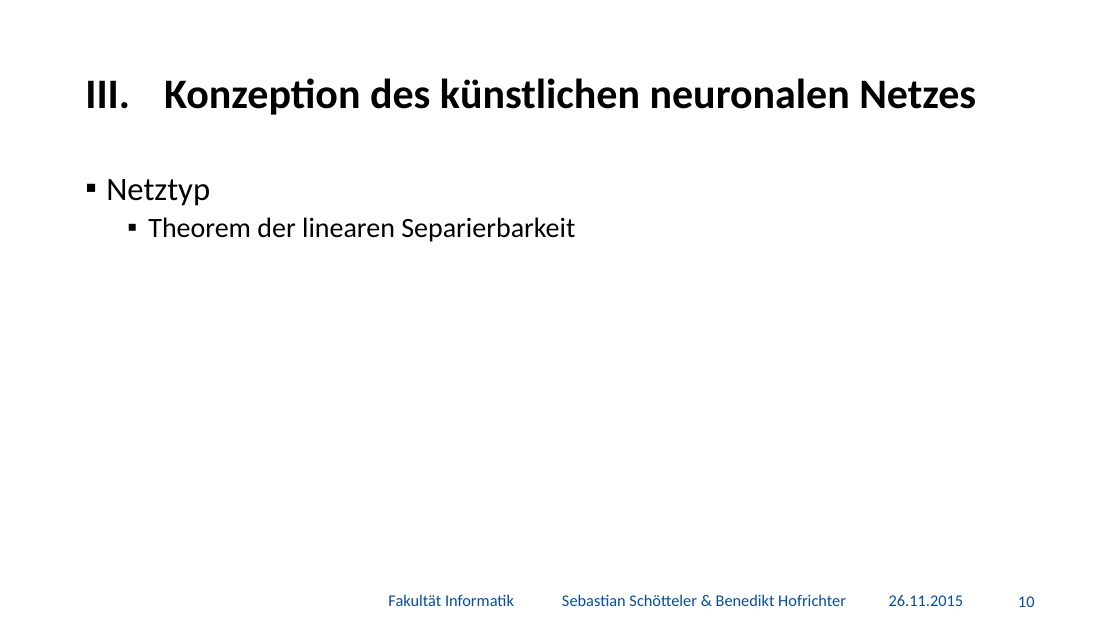
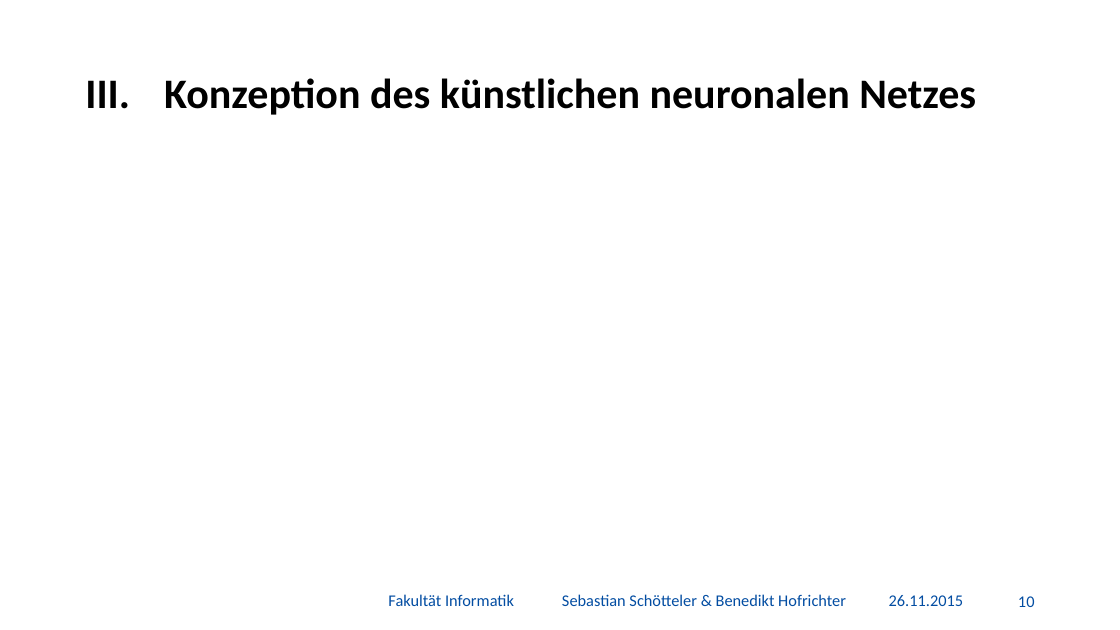
Before and after one commit to BenediktGitGit/soco15, a slide deck: slide 11 of 3b) Vortrag/Präsentation.pptx. Drawn at 1120x630 pixels with LibreOffice and Linux fonts; fonts in the diff are those of the drawing; grey boxes stand for pictures; background and template pictures are left out. Boxes give left, top, right and bottom in pixels: in the first picture for what was removed or moved away, otherwise in the second. Text is boxed around its words. In the diff, an @@ line names an element or a change of style, - is before the commit and + after.

```diff
--- a/3b) Vortrag/Präsentation.pptx
+++ b/3b) Vortrag/Präsentation.pptx
@@ text removed at box(106, 179, 575, 242) @@
-▪ Netztyp
-  ▪ Theorem der linearen Separierbarkeit
```
Also in this commit, not shown: 5 other slides changed, 1 slide added.
